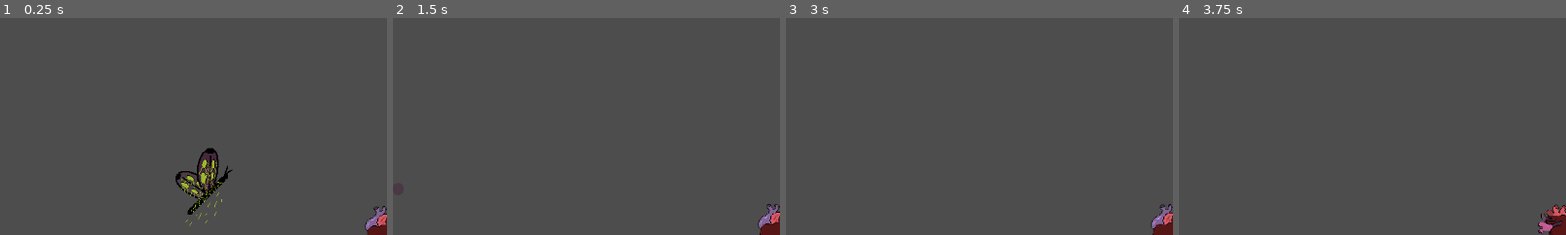
Above: before the commit, frames 1-4 (left to right).
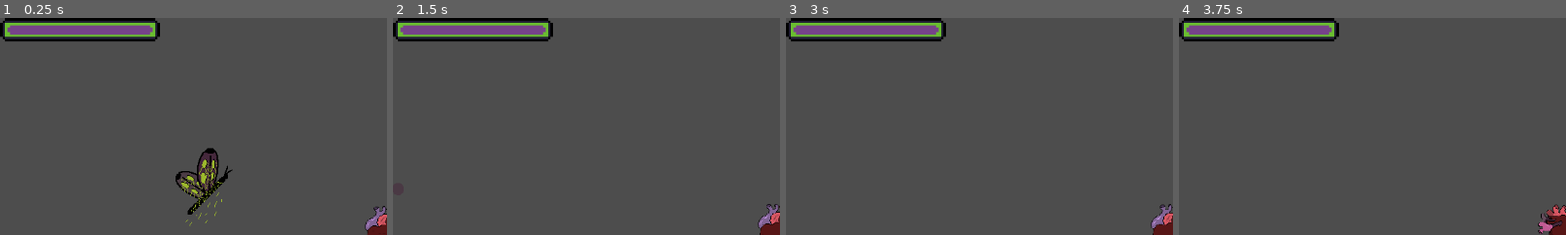
Above: after the commit, the same moments.

Repository: jlrJames/Jitterbug
Game: Godot game, scene res://Scenes/master.tscn
Two runs of this game, one before a commit and one after it. Both use one fixed random seed, a clock stepped at 60 frames per second and the inputs below.
Inputs (mouse positions are % of the whole screen's width and height, from its top left):
- Up to frame 1 (0.25 s): no input
- Up to frame 2 (1.5 s): move the mouse to (72, 45) at 0.52 s; hold Right (ui_right) 0.53-1.28 s; click (72, 45) at 0.67 s; move the mouse to (30, 55) at 1.27 s; hold Down (ui_down) from 1.28 s (still down)
- Up to frame 3 (3 s): tap Enter at 2 s; move the mouse to (60, 28) at 2.02 s; release Down (ui_down) at 2.03 s; hold Right (ui_right) 2.03-2.78 s; tap Space at 2.75 s; move the mouse to (45, 70) at 2.77 s; hold Up (ui_up) from 2.78 s (still down); click (45, 70) at 2.92 s
- Up to frame 4 (3.75 s): tap Enter at 3.5 s; move the mouse to (80, 65) at 3.52 s; release Up (ui_up) at 3.53 s; hold Left (ui_left) from 3.53 s (still down)
The pictures show only the part of the screen within x 0-50%, y 0-50%; the shares and areas given below are measured in that part.

The runs differ from the first frame. In frame 1, 4.3% of the frame differs, in the area x 0-42%, y 0-11%; in frame 2, 4.3%; in frame 3, 4.3%; in frame 4, 4.3%.

Commit message:
Added Player Health and Visual Reaction.

Diff:
--- a/Scenes/butterfly_bullet.tscn
+++ b/Scenes/butterfly_bullet.tscn
@@ -3,8 +3,20 @@
 [ext_resource type="Texture2D" uid="uid://dv8hpd503bpp" path="res://Assets/Sprites/Player Single Bullet.png" id="1_1ofke"]
 [ext_resource type="Script" path="res://Scripts/butterfly_bullet.gd" id="1_6eorn"]
 
-[sub_resource type="CircleShape2D" id="CircleShape2D_whpby"]
-radius = 59.8415
+[sub_resource type="Animation" id="Animation_f0g33"]
+length = 0.001
+tracks/0/type = "value"
+tracks/0/imported = false
+tracks/0/enabled = true
+tracks/0/path = NodePath("Sprite2D:frame_coords")
+tracks/0/interp = 1
+tracks/0/loop_wrap = true
+tracks/0/keys = {
+"times": PackedFloat32Array(0),
+"transitions": PackedFloat32Array(1),
+"update": 1,
+"values": [Vector2i(0, 0)]
+}
 
 [sub_resource type="Animation" id="Animation_t6axi"]
 resource_name = "shoot"
@@ -24,43 +36,42 @@
 "values": [Vector2i(0, 0), Vector2i(0, 1)]
 }
 
-[sub_resource type="Animation" id="Animation_f0g33"]
-length = 0.001
-tracks/0/type = "value"
-tracks/0/imported = false
-tracks/0/enabled = true
-tracks/0/path = NodePath("Sprite2D:frame_coords")
-tracks/0/interp = 1
-tracks/0/loop_wrap = true
-tracks/0/keys = {
-"times": PackedFloat32Array(0),
-"transitions": PackedFloat32Array(1),
-"update": 1,
-"values": [Vector2i(0, 0)]
-}
-
 [sub_resource type="AnimationLibrary" id="AnimationLibrary_3qg56"]
 _data = {
 "RESET": SubResource("Animation_f0g33"),
 "shoot": SubResource("Animation_t6axi")
 }
 
-[node name="ButterflyBullet" type="Area2D"]
+[sub_resource type="CircleShape2D" id="CircleShape2D_1ds6j"]
+radius = 60.0
+
+[node name="ButterflyBullet" type="Area2D" groups=["EnemyBullet"]]
 scale = Vector2(0.15, 0.15)
 script = ExtResource("1_6eorn")
 
-[node name="Sprite2D" type="Sprite2D" parent="."]
+[node name="Sprite2D" type="Sprite2D" parent="." groups=["EnemyBullet"]]
 texture = ExtResource("1_1ofke")
 vframes = 2
 
-[node name="CollisionShape2D" type="CollisionShape2D" parent="."]
-shape = SubResource("CircleShape2D_whpby")
+[node name="Timer" type="Timer" parent="." groups=["EnemyBullet"]]
+wait_time = 5.0
+autostart = true
 
-[node name="Timer" type="Timer" parent="."]
-
-[node name="AnimationPlayer" type="AnimationPlayer" parent="."]
+[node name="AnimationPlayer" type="AnimationPlayer" parent="." groups=["EnemyBullet"]]
 libraries = {
 "": SubResource("AnimationLibrary_3qg56")
 }
 
+[node name="RayCast2D" type="RayCast2D" parent="." groups=["EnemyBullet"]]
+position = Vector2(-4.76837e-07, -60)
+enabled = false
+target_position = Vector2(4.76837e-07, 120)
+collide_with_areas = true
+collide_with_bodies = false
+
+[node name="CollisionShape2D" type="CollisionShape2D" parent="."]
+shape = SubResource("CircleShape2D_1ds6j")
+debug_color = Color(1, 1, 1, 0.42)
+
+[connection signal="area_entered" from="." to="." method="_on_area_entered"]
 [connection signal="timeout" from="Timer" to="." method="_on_timer_timeout"]
--- a/Scenes/butterfly_enemy.tscn
+++ b/Scenes/butterfly_enemy.tscn
@@ -2,6 +2,21 @@
 
 [ext_resource type="Script" path="res://Scripts/butterfly_enemy.gd" id="1_n4ic4"]
 [ext_resource type="Texture2D" uid="uid://d3ltnerlhfys5" path="res://Assets/Sprites/Butterfly.png" id="1_o6uht"]
+
+[sub_resource type="Animation" id="Animation_brcl0"]
+length = 0.001
+tracks/0/type = "value"
+tracks/0/imported = false
+tracks/0/enabled = true
+tracks/0/path = NodePath("Sprite2D:frame_coords")
+tracks/0/interp = 1
+tracks/0/loop_wrap = true
+tracks/0/keys = {
+"times": PackedFloat32Array(0),
+"transitions": PackedFloat32Array(1),
+"update": 1,
+"values": [Vector2i(0, 0)]
+}
 
 [sub_resource type="Animation" id="Animation_0bew0"]
 resource_name = "move"
@@ -18,21 +33,6 @@
 "transitions": PackedFloat32Array(1, 1, 1, 1),
 "update": 1,
 "values": [Vector2i(0, 0), Vector2i(0, 1), Vector2i(0, 2), Vector2i(0, 3)]
-}
-
-[sub_resource type="Animation" id="Animation_brcl0"]
-length = 0.001
-tracks/0/type = "value"
-tracks/0/imported = false
-tracks/0/enabled = true
-tracks/0/path = NodePath("Sprite2D:frame_coords")
-tracks/0/interp = 1
-tracks/0/loop_wrap = true
-tracks/0/keys = {
-"times": PackedFloat32Array(0),
-"transitions": PackedFloat32Array(1),
-"update": 1,
-"values": [Vector2i(0, 0)]
 }
 
 [sub_resource type="AnimationLibrary" id="AnimationLibrary_w7w4c"]
@@ -68,6 +68,8 @@
 autostart = true
 
 [node name="Area2D" type="Area2D" parent="."]
+light_mask = 0
+visibility_layer = 0
 
 [node name="CollisionShape2D" type="CollisionShape2D" parent="Area2D"]
 position = Vector2(0, -12)
--- a/Scenes/master.tscn
+++ b/Scenes/master.tscn
@@ -1,9 +1,12 @@
-[gd_scene load_steps=5 format=3 uid="uid://b0k02mb2sdpi7"]
+[gd_scene load_steps=8 format=3 uid="uid://b0k02mb2sdpi7"]
 
 [ext_resource type="PackedScene" uid="uid://cds34n7mo3tgp" path="res://Scenes/player_heart.tscn" id="1_dconq"]
 [ext_resource type="Script" path="res://Scripts/BulletManager.gd" id="2_c5ciy"]
 [ext_resource type="PackedScene" uid="uid://b165ca0fxleev" path="res://Scenes/player_single_bullet.tscn" id="3_n17ws"]
 [ext_resource type="PackedScene" uid="uid://dci0hxs27qcsp" path="res://Scenes/butterfly_enemy.tscn" id="4_njh7f"]
+[ext_resource type="Texture2D" uid="uid://pehu1uyu4s1w" path="res://Assets/Sprites/healthbarUnder.png" id="6_kjs4d"]
+[ext_resource type="Texture2D" uid="uid://d0ntfduyits3v" path="res://Assets/Sprites/healthbarProgress.png" id="7_y1dm3"]
+[ext_resource type="Script" path="res://Scripts/PlayerHealth.gd" id="8_18guj"]
 
 [node name="Main" type="Node2D"]
 
@@ -20,4 +23,14 @@
 [node name="ButterflyEnemy" parent="." instance=ExtResource("4_njh7f")]
 position = Vector2(168, 182)
 
+[node name="CanvasLayer" type="CanvasLayer" parent="."]
+
+[node name="PlayerHealth" type="TextureProgressBar" parent="CanvasLayer"]
+offset_right = 238.0
+offset_bottom = 35.0
+nine_patch_stretch = true
+texture_under = ExtResource("6_kjs4d")
+texture_progress = ExtResource("7_y1dm3")
+script = ExtResource("8_18guj")
+
 [connection signal="shoot" from="PlayerHeart" to="BulletManager" method="_on_player_heart_shoot"]
--- a/Scenes/player_heart.tscn
+++ b/Scenes/player_heart.tscn
@@ -61,39 +61,40 @@
 }
 
 [sub_resource type="CircleShape2D" id="CircleShape2D_drfno"]
-radius = 42.0476
+radius = 30.0
 
-[sub_resource type="RectangleShape2D" id="RectangleShape2D_pdbt7"]
-size = Vector2(40, 42)
+[sub_resource type="CircleShape2D" id="CircleShape2D_cdc56"]
+radius = 8.24621
 
-[node name="PlayerHeart" type="CharacterBody2D"]
+[node name="PlayerHeart" type="CharacterBody2D" groups=["Player"]]
 scale = Vector2(0.5, 0.5)
 script = ExtResource("1_o8jyl")
 
-[node name="Sprite2D" type="Sprite2D" parent="."]
+[node name="Sprite2D" type="Sprite2D" parent="." groups=["Player"]]
 scale = Vector2(1.64844, 1.63281)
 texture = ExtResource("2_5d2hc")
 hframes = 2
 vframes = 5
 
-[node name="AnimationPlayer" type="AnimationPlayer" parent="."]
+[node name="AnimationPlayer" type="AnimationPlayer" parent="." groups=["Player"]]
 libraries = {
 "": SubResource("AnimationLibrary_jpd21")
 }
 
-[node name="Area2D" type="Area2D" parent="."]
+[node name="player_hitbox" type="Area2D" parent="." groups=["Player"]]
 
-[node name="CollisionShape2D" type="CollisionShape2D" parent="Area2D"]
-position = Vector2(0, 12)
+[node name="CollisionShape2D" type="CollisionShape2D" parent="player_hitbox" groups=["Player"]]
+position = Vector2(0, 10)
 shape = SubResource("CircleShape2D_drfno")
 debug_color = Color(0.611771, 0.0575202, 0.102144, 0.42)
 
-[node name="CollisionShape2D" type="CollisionShape2D" parent="."]
-position = Vector2(0, 12)
-shape = SubResource("RectangleShape2D_pdbt7")
+[node name="CollisionShape2D" type="CollisionShape2D" parent="." groups=["Player"]]
+position = Vector2(-2, 10)
+shape = SubResource("CircleShape2D_cdc56")
 
-[node name="ShotTimer" type="Timer" parent="."]
+[node name="ShotTimer" type="Timer" parent="." groups=["Player"]]
 wait_time = 0.5
 autostart = true
 
+[connection signal="area_entered" from="player_hitbox" to="." method="_on_player_hitbox_area_entered"]
 [connection signal="timeout" from="ShotTimer" to="." method="_on_shot_timer_timeout"]
--- a/Scenes/player_single_bullet.tscn
+++ b/Scenes/player_single_bullet.tscn
@@ -46,6 +46,8 @@
 
 [node name="player_single_bullet" type="Area2D"]
 scale = Vector2(0.15, 0.15)
+collision_layer = 2
+collision_mask = 2
 script = ExtResource("1_bc0f4")
 
 [node name="Sprite2D" type="Sprite2D" parent="."]
--- a/Scripts/BulletManager.gd
+++ b/Scripts/BulletManager.gd
@@ -1,6 +1,8 @@
+# Sprites are taken by https://pixel-boy.itch.io/ninja-adventure-asset-pack
 extends Node2D
 
 @export var bullet_scene: PackedScene
+
 
 func _on_player_heart_shoot(pos, dir):
 	var bullet = bullet_scene.instantiate()
--- /dev/null
+++ b/Scripts/PlayerHealth.gd
@@ -0,0 +1,10 @@
+extends TextureProgressBar
+
+@onready var player = $"../../PlayerHeart"
+
+func _ready():
+	player.healthChanged.connect(update)
+	update()
+
+func update():
+	value = player.currentHealth * 100 / player.maxHealth
--- a/Scripts/butterfly_bullet.gd
+++ b/Scripts/butterfly_bullet.gd
@@ -4,10 +4,23 @@
 var direction: Vector2
 @onready var animation = $AnimationPlayer
 
+func _ready():
+	animation.play("shoot")
+
 func _process(delta):
 	position += speed * transform.x * delta
-	animation.play("shoot")
 
+	#if $RayCast2D.is_colliding():
+		#var collider = $RayCast2D.get_collider()
+		#if collider.is_in_group("Player"):
+			#print("Hit Player!")
+			#queue_free()
 
 func _on_timer_timeout():
 	queue_free()
+
+
+func _on_area_entered(area):
+	if area.name == "player_hitbox":
+		#print("player hit")
+		queue_free()
--- a/Scripts/player_heart.gd
+++ b/Scripts/player_heart.gd
@@ -1,7 +1,10 @@
 extends CharacterBody2D
 
 signal shoot
+signal healthChanged
 @export var speed = 100.0
+@export var maxHealth = 10
+@onready var currentHealth = maxHealth
 @onready var animation = $AnimationPlayer
 @onready var sprite = $Sprite2D
 var can_shoot
@@ -31,8 +34,22 @@
 	else:
 		animation.play("Idle")
 
+func frame_freeze(timeScale, duration):
+	sprite.modulate = Color.CRIMSON
+	Engine.time_scale = timeScale
+	await get_tree().create_timer(duration * timeScale).timeout
+	sprite.modulate = Color.WHITE
+	Engine.time_scale = 1
+
 func _on_shot_timer_timeout():
 	can_shoot = true
+
+func _on_player_hitbox_area_entered(area):
+	if area.is_in_group("EnemyBullet"):
+		#print("Bullet Hit")
+		currentHealth -= 1
+		healthChanged.emit()
+		frame_freeze(0.1, .4)
 
 func _physics_process(delta):
 	player_movement()
Binary file added: Assets/Sprites/healthbarProgress.png
Not shown, added: Assets/Sprites/healthbarProgress.png.import
Binary file added: Assets/Sprites/healthbarUnder.png
Not shown, added: Assets/Sprites/healthbarUnder.png.import
